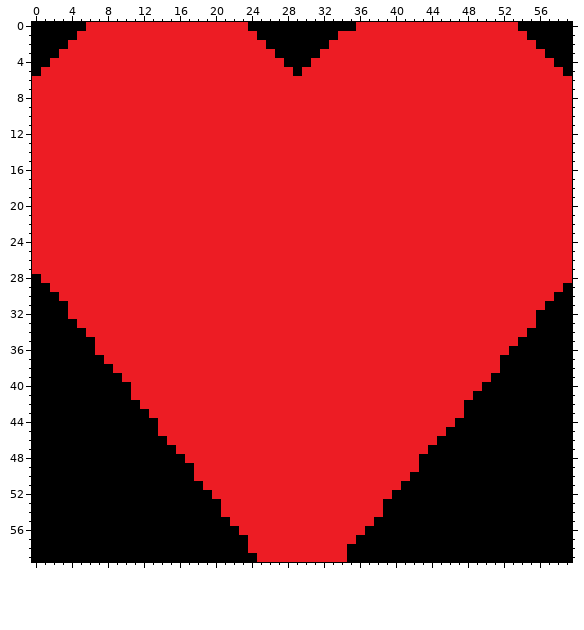
File history of a pixel-art sprite, project-DED-Skcelet(AlexandrKudrya)/data/levels/heart_buy.png. The picture above was drawn from the file before the commit.
The file is 60x60 pixels.
And afterwards:
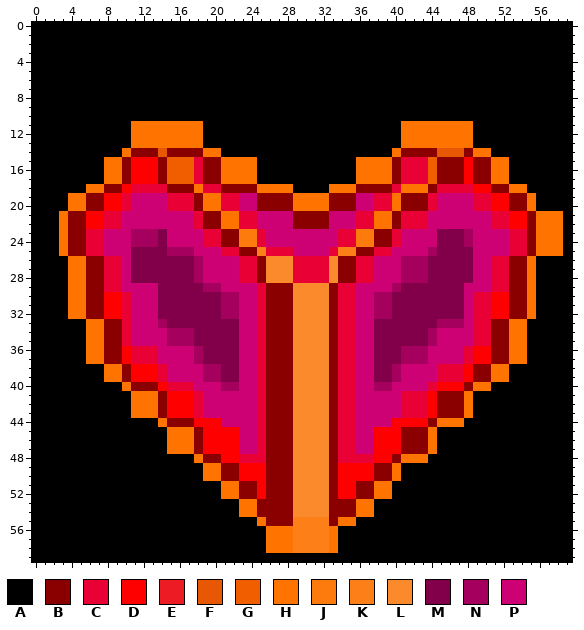
Palette (. is transparent): A #000000  B #8a0000  C #e90034  D #ff0000  E #ed1c24  F #e85703  G #f05e00  H #ff7400  J #fd7b0c  K #fc8017  L #fb8a2c  M #820049  N #a5005d  P #cd0074
Diff:
Changed rows in their new state; - is an unchanged pixel.
first column x 0:
 0 ------AAAAAAAAAAAAAAAAAA------------AAAAAAAAAAAAAAAAAA------
 1 -----AAAAAAAAAAAAAAAAAAAA---------AAAAAAAAAAAAAAAAAAAAA-----
 2 ----AAAAAAAAAAAAAAAAAAAAAA-------AAAAAAAAAAAAAAAAAAAAAAA----
 3 ---AAAAAAAAAAAAAAAAAAAAAAAA-----AAAAAAAAAAAAAAAAAAAAAAAAA---
 4 --AAAAAAAAAAAAAAAAAAAAAAAAAA---AAAAAAAAAAAAAAAAAAAAAAAAAAA--
 5 -AAAAAAAAAAAAAAAAAAAAAAAAAAAA-AAAAAAAAAAAAAAAAAAAAAAAAAAAAA-
 6 AAAAAAAAAAAAAAAAAAAAAAAAAAAAAAAAAAAAAAAAAAAAAAAAAAAAAAAAAAAA
 7 AAAAAAAAAAAAAAAAAAAAAAAAAAAAAAAAAAAAAAAAAAAAAAAAAAAAAAAAAAAA
 8 AAAAAAAAAAAAAAAAAAAAAAAAAAAAAAAAAAAAAAAAAAAAAAAAAAAAAAAAAAAA
 9 AAAAAAAAAAAAAAAAAAAAAAAAAAAAAAAAAAAAAAAAAAAAAAAAAAAAAAAAAAAA
10 AAAAAAAAAAAAAAAAAAAAAAAAAAAAAAAAAAAAAAAAAAAAAAAAAAAAAAAAAAAA
11 AAAAAAAAAAAHHHHHHHHAAAAAAAAAAAAAAAAAAAAAAHHHHHHHHAAAAAAAAAAA
12 AAAAAAAAAAAHHHHHHHHAAAAAAAAAAAAAAAAAAAAAAHHHHHHHHAAAAAAAAAAA
13 AAAAAAAAAAAHHHHHHHHAAAAAAAAAAAAAAAAAAAAAAHHHHHHHHAAAAAAAAAAA
14 AAAAAAAAAAHBBBFBBBBHHAAAAAAAAAAAAAAAAAAAHBBBBFFFBHHAAAAAAAAA
15 AAAAAAAAHHBDDDBGGGCBBHHHHAAAAAAAAAAAHHHHBCCCGBBBDBBHHAAAAAAA
16 AAAAAAAAHHBDDDBGGGCBBHHHHAAAAAAAAAAAHHHHBCCCGBBBDBBHHAAAAAAA
17 AAAAAAAAHHBDDDBGGGCBBHHHHAAAAAAAAAAAHHHHBCCCGBBBDBBHHAAAAAAA
18 AAAAAAHHBBDCCCCBBBHCCBBBBHHHHAAAAHHHBBBBCHHHBCCCCDDBBHHAAAAA
19 AAAAHHBBDDCPPPPCCCBHHCCPPBBBBHHHHBBBPPCCHBBBCPPPPCCDDBBHAAAA
20 AAAAHHBBDDCPPPPCCCBHHCCPPBBBBHHHHBBBPPCCHBBBCPPPPCCDDBBHAAAA
21 AAAHBBDDCCPPPPPPPPCBBHHCCPPPPBBBBPPPCCHHBCCCPPPPPPPCCDDBHHHA
22 AAAHBBDDCCPPPPPPPPCBBHHCCPPPPBBBBPPPCCHHBCCCPPPPPPPCCDDBHHHA
23 AAAHBBCCPPPNNNMPPPPCCBBJJCPPPPPPPPCCJJBBCPPPPMMMNPPPPCCBHHHA
24 AAAHBBCCPPPNNNMPPPPCCBBJJCPPPPPPPPCCJJBBCPPPPMMMNPPPPCCBHHHA
25 AAAHBBCCPPPMMMMNNNPPPCCBBKCCCPPPPCKKBBCCPPPPNMMMMPPPPCCBHHHA
26 AAAAHHBBCCPMMMMMMMNPPPPCCBLLLCCCCLBBCCPPPNNNMMMMMPPCCBBHAAAA
27 AAAAHHBBCCPMMMMMMMNPPPPCCBLLLCCCCLBBCCPPPNNNMMMMMPPCCBBHAAAA
28 -AAAHHBBCCPMMMMMMMNPPPPCCBLLLCCCCLBBCCPPPNNNMMMMMPPCCBBHAAAA
29 --AAHHBBCCPPPPMMMMMNNPPPPCBBBLLLLBCCPPPPNMMMMMMMPPPCCBBHAAA-
30 ---AHHBBDDCPPPMMMMMMMNNPPCBBBLLLLBCCPPNNMMMMMMMMPCCDDBBHAA--
31 ----HHBBDDCPPPMMMMMMMNNPPCBBBLLLLBCCPPNNMMMMMMMMPCCDDBBHA---
32 ----HHBBDDCPPPMMMMMMMNNPPCBBBLLLLBCCPPNNMMMMMMMMPCCDDBBH----
33 -----AHHBBCPPPNMMMMMMMMPPCBBBLLLLBCCPPMMMMMMMNNNPCCBBHHA----
34 ------HHBBCPPPPNNNMMMMMPPCBBBLLLLBCCPPMMMMMMNPPPPCCBBHH-----
35 ------HHBBCPPPPNNNMMMMMPPCBBBLLLLBCCPPMMMMMMNPPPPCCBBHH-----
36 ------HHBBDCCCPPPPNMMMMPPCBBBLLLLBCCPPMMMNNNPPPPCDDBBHH-----
37 ------HHBBDCCCPPPPNMMMMPPCBBBLLLLBCCPPMMMNNNPPPPCDDBBHH-----
38 --------HHBDDDCPPPPNNMMPPCBBBLLLLBCCPPMMNPPPPCCCDBBHH-------
39 --------HHBDDDCPPPPNNMMPPCBBBLLLLBCCPPMMNPPPPCCCDBBHH-------
40 ----------HBBBDCCCPPPNNPPCBBBLLLLBCCPPNNPPPPCDDDBHH---------
41 -----------HHHBDDDCPPPPPPCBBBLLLLBCCPPPPPCCCDBBBH-----------
42 -----------HHHBDDDCPPPPPPCBBBLLLLBCCPPPPPCCCDBBBH-----------
43 -----------HHHBDDDCPPPPPPCBBBLLLLBCCPPPPPCCCDBBBH-----------
44 --------------HBBBDDDPPPPCBBBLLLLBCCPPPPDDDDBHHH------------
45 --------------AHHHBDDDDPPCBBBLLLLBCCPPDDDBBBHA--------------
46 ---------------HHHBDDDDPPCBBBLLLLBCCPPDDDBBBH---------------
47 ---------------HHHBDDDDPPCBBBLLLLBCCPPDDDBBBH---------------
48 -----------------AHBBDDCCCBBBLLLLBCCCCDDBHHH----------------
49 ------------------AHHBBDDDBBBLLLLBDDDDBBHAA-----------------
50 ------------------AHHBBDDDBBBLLLLBDDDDBBHA------------------
51 -------------------AAHHBBDBBBLLLLBDDBBHHA-------------------
52 --------------------AHHBBDBBBLLLLBDDBBHH--------------------
53 ---------------------AAHHBBBBLLLLBBBHHA---------------------
54 ---------------------AAHHBBBBLLLLBBBHHA---------------------
55 ----------------------AAAHBBBKKKKBHHAA----------------------
56 -----------------------AAAHHHKKKKHAAA-----------------------
57 ------------------------AAHHHKKKKHAA------------------------
58 ------------------------AAHHHKKKKHA-------------------------
59 -------------------------AAAAAAAAAA-------------------------
Boxes around the changes in both pictures, in picture pixels (x1, y1, x2, y2):
changed: (32, 22, 572, 562)
